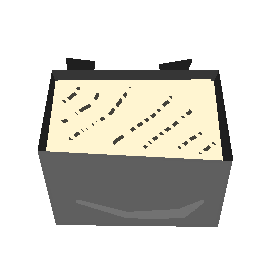
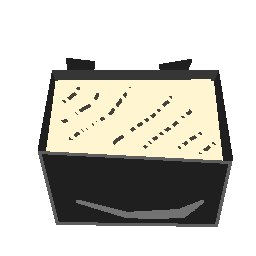
Layers edited between the first and the second 256 x 256 image:
painted on "Layer 1" over [42, 154, 228, 224]
